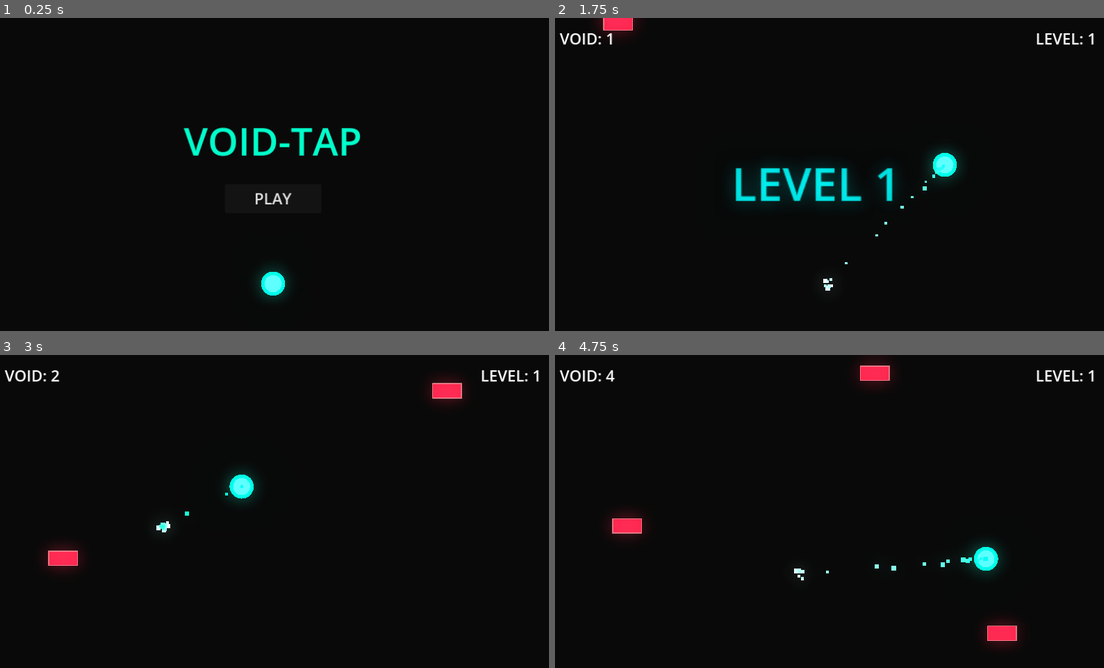
Above: before the commit, frames 1-4 (two rows, left to right).
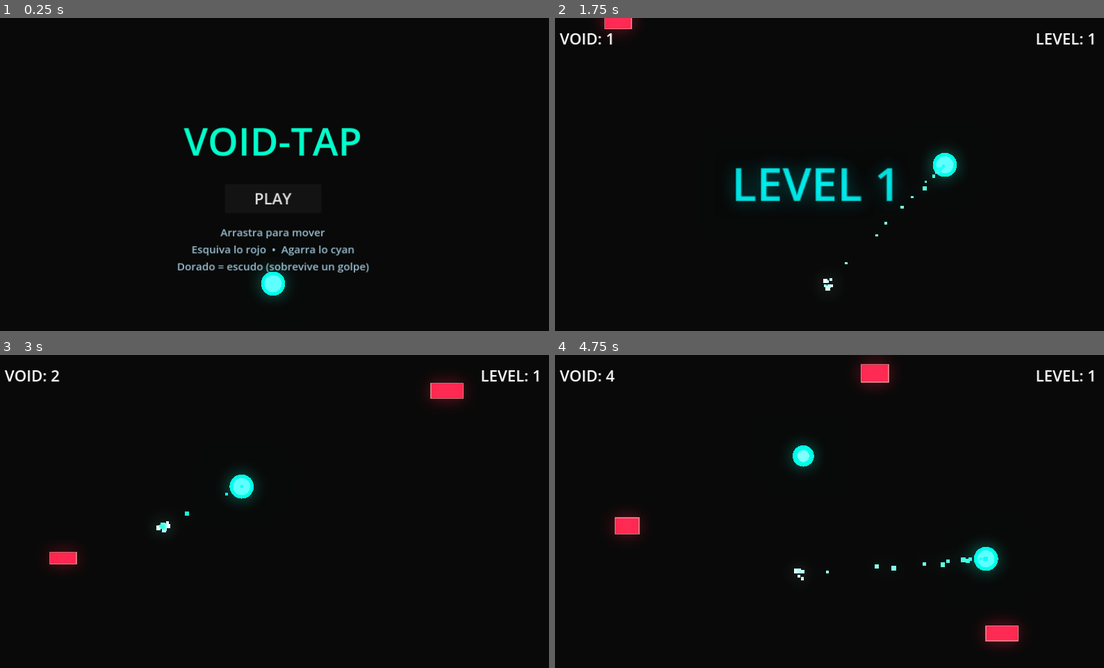
Above: after the commit, the same moments.

Repository: Gozhack/night-coding
Game: Godot game, scene res://scenes/Main.tscn
The game is run twice, just before and just after one commit, with the same random seed, the same clock (stepped at 60 frames per second) and the same inputs.
Inputs (mouse positions are in pixels of both pictures, inside the frame that each line leads up to):
- Up to frame 1 (0.25 s): no input
- Up to frame 2 (1.75 s): click "PLAY" at 0.5 s; move the mouse to (950, 158) at 1.27 s; click (950, 158) at 1.42 s
- Up to frame 3 (3 s): drag from (159, 527) to (60, 401) at 2.02 s; move the mouse to (329, 442) at 2.77 s; click (329, 442) at 2.92 s
- Up to frame 4 (4.75 s): drag from (802, 574) to (999, 461) at 3.52 s; move the mouse to (994, 558) at 4.27 s; click (994, 558) at 4.42 s

The runs differ from the first frame. In frame 1, 1.1% of the frame differs, in the area x 32-68%, y 67-82%; in frame 2, less than 0.1%; in frame 3, 0.2%; in frame 4, 0.6%.

Commit message:
feat(void-tap): orbes, escudo, juice e instrucciones (juego completo)
- Orbes coleccionables (Orb.tscn/gd): cyan = +5 pts (riesgo/recompensa);
  dorado = escudo que absorbe un golpe. Spawner los suelta cada ~2-3.5s.
- Escudo en el Player: anillo dorado, Player.hit() absorbe; Obstacle rutea el
  golpe por hit() (escudo) o game_over().
- Juice: burst de particulas + popup flotante al recoger/escudo/morir; bonus
  +1 por casi-choque (Obstacle trackea distancia minima).
- GameManager: score = tiempo + bonus, DIFICULTAD por tiempo (desacoplado para
  que los orbes no distorsionen la curva). Signal effect() como bus de juice.
- AudioManager: play_collect / play_shield. Instrucciones en el menu.
- Variedad de tamano en obstaculos.

Validado en godot 4.3 headless (import + carga sin errores).

Diff:
--- a/workspace/void-tap/scenes/Main.tscn
+++ b/workspace/void-tap/scenes/Main.tscn
@@ -1,9 +1,10 @@
-[gd_scene load_steps=7 format=3 uid="uid://bdl6m1sli8bvy"]
+[gd_scene load_steps=8 format=3 uid="uid://bdl6m1sli8bvy"]
 
 [ext_resource type="Script" path="res://scripts/Main.gd" id="1_main"]
 [ext_resource type="PackedScene" uid="uid://b5a0xj2ul16pu" path="res://scenes/Player.tscn" id="2_player"]
 [ext_resource type="Script" path="res://scripts/Spawner.gd" id="3_spawner"]
 [ext_resource type="PackedScene" uid="uid://kxdcjjcgff23" path="res://scenes/Obstacle.tscn" id="4_obstacle"]
+[ext_resource type="PackedScene" uid="uid://cvtorb00001" path="res://scenes/Orb.tscn" id="5_orb"]
 
 [sub_resource type="Environment" id="Environment_bloom"]
 background_mode = 3
@@ -33,6 +34,7 @@
 [node name="Spawner" type="Node2D" parent="."]
 script = ExtResource("3_spawner")
 obstacle_scene = ExtResource("4_obstacle")
+orb_scene = ExtResource("5_orb")
 
 [node name="UI" type="CanvasLayer" parent="."]
 
@@ -79,6 +81,26 @@
 theme_override_font_sizes/font_size = 32
 text = "PLAY"
 
+[node name="Instructions" type="Label" parent="UI/StartMenu"]
+layout_mode = 1
+anchors_preset = 8
+anchor_left = 0.5
+anchor_top = 0.5
+anchor_right = 0.5
+anchor_bottom = 0.5
+offset_left = -260.0
+offset_top = 110.0
+offset_right = 260.0
+offset_bottom = 200.0
+grow_horizontal = 2
+grow_vertical = 2
+theme_override_colors/font_color = Color(0.6, 0.75, 0.82, 1)
+theme_override_font_sizes/font_size = 22
+text = "Arrastra para mover
+Esquiva lo rojo  •  Agarra lo cyan
+Dorado = escudo (sobrevive un golpe)"
+horizontal_alignment = 1
+
 [node name="HUD" type="Control" parent="UI"]
 visible = false
 layout_mode = 3
--- /dev/null
+++ b/workspace/void-tap/scenes/Orb.tscn
@@ -0,0 +1,12 @@
+[gd_scene load_steps=3 format=3 uid="uid://cvtorb00001"]
+
+[ext_resource type="Script" path="res://scripts/Orb.gd" id="1_script"]
+
+[sub_resource type="CircleShape2D" id="CircleShape2D_orb"]
+radius = 20.0
+
+[node name="Orb" type="Area2D"]
+script = ExtResource("1_script")
+
+[node name="CollisionShape2D" type="CollisionShape2D" parent="."]
+shape = SubResource("CircleShape2D_orb")
--- a/workspace/void-tap/scripts/AudioManager.gd
+++ b/workspace/void-tap/scripts/AudioManager.gd
@@ -36,6 +36,19 @@
 	_generate_tone(base_freq, 0.1, 0.3)
 	_generate_tone(base_freq * 1.5, 0.12, 0.2)
 
+# Bright blip when collecting an orb.
+func play_collect():
+	resume_audio()
+	_generate_tone(880.0, 0.05, 0.18)
+	_generate_tone(1320.0, 0.06, 0.14)
+
+# Richer ascending chime when grabbing a shield power-up.
+func play_shield():
+	resume_audio()
+	_generate_tone(660.0, 0.07, 0.2)
+	_generate_tone(990.0, 0.09, 0.18)
+	_generate_tone(1320.0, 0.11, 0.16)
+
 # Descending noise burst on death.
 func play_death():
 	resume_audio()
--- a/workspace/void-tap/scripts/GameManager.gd
+++ b/workspace/void-tap/scripts/GameManager.gd
@@ -1,17 +1,20 @@
 extends Node
 
-# Void-Tap GameManager (MVP Version)
-# Handles game state, scoring, difficulty scaling, and high score persistence
+# Void-Tap GameManager
+# Score = survival time + collected bonus points. DIFFICULTY ramps on survival time only,
+# so grabbing orbs (bonus points) doesn't distort the difficulty curve.
 
 signal player_died
 signal score_updated(score, high_score)
 signal level_up(level)
+signal effect(kind, world_pos)  # kind: "collect" | "shield" | "near_miss" | "death"
 
 var is_playing: bool = false
-var current_score: float = 0.0
+var survival_time: float = 0.0
+var bonus_points: int = 0
 var high_score: int = 0
 var difficulty_level: int = 1
-var last_beep_score: int = 0
+var _last_tick: int = 0
 
 const SAVE_PATH = "user://voidtap_highscore.save"
 
@@ -19,10 +22,14 @@
 	process_mode = Node.PROCESS_MODE_ALWAYS
 	load_high_score()
 
+func score() -> int:
+	return int(survival_time) + bonus_points
+
 func start_game():
-	current_score = 0.0
+	survival_time = 0.0
+	bonus_points = 0
 	difficulty_level = 1
-	last_beep_score = 0
+	_last_tick = 0
 	is_playing = true
 	get_tree().paused = false
 	score_updated.emit(0, high_score)
@@ -30,36 +37,50 @@
 
 func _process(delta):
 	if is_playing and not get_tree().paused:
-		current_score += delta
+		survival_time += delta
+		score_updated.emit(score(), high_score)
 
-		# Update score HUD
-		score_updated.emit(int(current_score), high_score)
-
-		# Survival Beep every second
-		if int(current_score) > last_beep_score:
-			last_beep_score = int(current_score)
+		var t = int(survival_time)
+		if t > _last_tick:
+			_last_tick = t
 			if AudioManager:
-				AudioManager.play_beep(880, 0.05)
-
-			# Check for level up every 10 seconds
-			if last_beep_score % 10 == 0:
+				AudioManager.play_beep(880.0, 0.05)
+			# Level up every 10 seconds survived.
+			if t % 10 == 0:
 				difficulty_level += 1
 				level_up.emit(difficulty_level)
 				if AudioManager:
 					AudioManager.play_level_up(difficulty_level)
 
+# Award bonus points (orbs, near-misses) and fire a visual/audio effect at world_pos.
+func add_points(p: int, world_pos: Vector2, kind: String = "collect"):
+	if not is_playing:
+		return
+	bonus_points += p
+	score_updated.emit(score(), high_score)
+	if AudioManager and kind == "collect":
+		AudioManager.play_collect()
+	effect.emit(kind, world_pos)
+
+# Shield pickup: no points, just SFX + effect (the shield state lives on the Player).
+func grant_shield(world_pos: Vector2):
+	if AudioManager:
+		AudioManager.play_shield()
+	effect.emit("shield", world_pos)
+
+# Fire a visual effect without points/SFX (e.g. an obstacle absorbed by a shield).
+func notify_effect(kind: String, world_pos: Vector2):
+	effect.emit(kind, world_pos)
+
 func game_over():
 	if not is_playing:
 		return
-
 	is_playing = false
 	if AudioManager:
 		AudioManager.play_death()
-
-	if int(current_score) > high_score:
-		high_score = int(current_score)
+	if score() > high_score:
+		high_score = score()
 		save_high_score()
-
 	player_died.emit()
 	get_tree().paused = true
 
--- a/workspace/void-tap/scripts/Main.gd
+++ b/workspace/void-tap/scripts/Main.gd
@@ -65,6 +65,7 @@
 		VoidGameManager.player_died.connect(_on_player_died)
 		VoidGameManager.score_updated.connect(_on_score_updated)
 		VoidGameManager.level_up.connect(_on_level_up)
+		VoidGameManager.effect.connect(_on_effect)
 
 	# Set Background to solid black (as requested by Gozhack)
 	var bg = get_node("Background")
@@ -132,7 +133,10 @@
 func _on_player_died():
 	hud.visible = false
 	game_over_screen.visible = true
-	var final_score = int(VoidGameManager.current_score)
+	var player = get_node_or_null("Player")
+	if player:
+		_burst(player.global_position, Color("#ff2244"), 40)
+	var final_score = VoidGameManager.score()
 	final_score_label.text = "SCORE: " + str(final_score)
 
 	if final_score >= VoidGameManager.high_score:
@@ -178,3 +182,51 @@
 		JavaScriptBridge.eval("window.location.href = '../index.html'")
 	else:
 		get_tree().quit()
+
+# --- Juice (orbs, shields, near-misses, death) ---
+
+func _on_effect(kind: String, world_pos: Vector2):
+	match kind:
+		"collect":
+			_burst(world_pos, Color("#00ffcc"), 16)
+			_popup("+5", world_pos, Color("#00ffcc"))
+		"shield":
+			_burst(world_pos, Color("#ffcc33"), 24)
+			_popup("SHIELD", world_pos, Color("#ffcc33"))
+		"near_miss":
+			_popup("+1", world_pos, Color("#aaffff"))
+
+func _burst(pos: Vector2, color: Color, amount: int = 18):
+	var p = CPUParticles2D.new()
+	p.process_mode = Node.PROCESS_MODE_ALWAYS  # play even during the game-over pause
+	p.position = pos
+	p.emitting = true
+	p.one_shot = true
+	p.explosiveness = 1.0
+	p.amount = amount
+	p.lifetime = 0.5
+	p.spread = 180.0
+	p.gravity = Vector2.ZERO
+	p.initial_velocity_min = 80.0
+	p.initial_velocity_max = 220.0
+	p.scale_amount_min = 2.0
+	p.scale_amount_max = 5.0
+	var g = Gradient.new()
+	g.add_point(0.0, color)
+	g.add_point(1.0, Color(color.r, color.g, color.b, 0.0))
+	p.color_ramp = g
+	add_child(p)
+	get_tree().create_timer(1.0).timeout.connect(p.queue_free)
+
+func _popup(text: String, pos: Vector2, color: Color):
+	var l = Label.new()
+	l.text = text
+	l.add_theme_font_size_override("font_size", 28)
+	l.modulate = color
+	l.z_index = 100
+	l.position = pos - Vector2(20, 20)
+	add_child(l)
+	var tw = create_tween()
+	tw.tween_property(l, "position:y", l.position.y - 50.0, 0.7)
+	tw.parallel().tween_property(l, "modulate:a", 0.0, 0.7)
+	tw.tween_callback(l.queue_free)
--- a/workspace/void-tap/scripts/Obstacle.gd
+++ b/workspace/void-tap/scripts/Obstacle.gd
@@ -1,47 +1,61 @@
 extends Area2D
 
-# Obstacle script for Void-Tap MVP
-# Features: Progressive speed, procedural neon visuals
+# Obstacle for Void-Tap: falls down, ends the run on contact (unless the player has a
+# shield). Tracks its closest approach to award a near-miss bonus on a clean pass.
 
 @export var base_min_speed: float = 250.0
 @export var base_max_speed: float = 500.0
 
 var speed: float
 var size: Vector2 = Vector2(60, 30)
+var _player: Node2D = null
+var _closest: float = 99999.0
+var _counted: bool = false
 
 func _ready():
-	# Scale speed based on difficulty level
 	var level = 1
 	if VoidGameManager:
 		level = VoidGameManager.difficulty_level
-
 	var speed_multiplier = 1.0 + (level - 1) * 0.1
 	speed = randf_range(base_min_speed, base_max_speed) * speed_multiplier
+	# Slight size variety so the field feels less uniform.
+	size = Vector2(randf_range(50.0, 82.0), randf_range(24.0, 40.0))
 
-	# Connect collision signal
 	body_entered.connect(_on_body_entered)
+	_player = get_tree().get_first_node_in_group("player")
 
-	# Hide existing ColorRect if it exists
 	if has_node("ColorRect"):
 		get_node("ColorRect").visible = false
 
 func _physics_process(delta):
-	# Move downward
 	position.y += speed * delta
+	if _player and is_instance_valid(_player) and not _counted:
+		_closest = min(_closest, global_position.distance_to(_player.global_position))
 
-	# Delete if it goes off-screen (dynamic based on viewport)
-	var screen_height = get_viewport().get_visible_rect().size.y
-	if position.y > screen_height + 100:
+	if position.y > get_viewport().get_visible_rect().size.y + 100:
+		_award_near_miss()
 		queue_free()
+
+func _award_near_miss():
+	if _counted:
+		return
+	_counted = true
+	if _closest < 75.0 and VoidGameManager and VoidGameManager.is_playing:
+		VoidGameManager.add_points(1, global_position, "near_miss")
+
 func _draw():
-	# Draw neon red rectangle
-	# Using rect with offset to center it
-	var rect = Rect2(-size/2, size)
-	draw_rect(rect, Color("#ff2244")) # Neon Red
-	# Border for glow effect
-	draw_rect(rect, Color("#ffaaaa", 0.6), false, 2.0)
+	var rect = Rect2(-size / 2.0, size)
+	draw_rect(rect, Color("#ff2244"))            # neon red
+	draw_rect(rect, Color("#ffaaaa", 0.6), false, 2.0)  # glow border
 
 func _on_body_entered(body):
-	if body.is_in_group("player") or body.name == "Player":
+	if not (body.is_in_group("player") or body.name == "Player"):
+		return
+	_counted = true  # contact -> no near-miss credit
+	if body.has_method("hit") and body.hit():
+		# Shield absorbed it: pop the obstacle with a shield flash, no death.
 		if VoidGameManager:
-			VoidGameManager.game_over()
+			VoidGameManager.notify_effect("shield", global_position)
+		queue_free()
+	elif VoidGameManager:
+		VoidGameManager.game_over()
--- /dev/null
+++ b/workspace/void-tap/scripts/Orb.gd
@@ -0,0 +1,46 @@
+extends Area2D
+
+# Collectible orb. Cyan = +points (risk/reward), golden = shield power-up.
+# Falls from the top; the player grabs it by overlapping.
+
+@export var is_shield: bool = false
+
+var speed: float = 180.0
+var radius: float = 20.0
+var _t: float = 0.0
+
+func _ready():
+	body_entered.connect(_on_body_entered)
+	if is_shield:
+		speed = 140.0
+
+func _physics_process(delta):
+	if VoidGameManager and not VoidGameManager.is_playing:
+		return
+	_t += delta
+	position.y += speed * delta
+	queue_redraw()  # animate the pulse
+	if position.y > get_viewport().get_visible_rect().size.y + 60:
+		queue_free()
+
+func _draw():
+	var r = radius * (1.0 + sin(_t * 6.0) * 0.12)
+	if is_shield:
+		draw_circle(Vector2.ZERO, r, Color("#ffcc33"))
+		draw_circle(Vector2.ZERO, r * 0.55, Color("#fff2b0"))
+		draw_arc(Vector2.ZERO, r * 1.35, 0.0, TAU, 24, Color("#ffcc33", 0.5), 2.0)
+	else:
+		draw_circle(Vector2.ZERO, r, Color("#00ffcc"))
+		draw_circle(Vector2.ZERO, r * 0.55, Color("#aaffff", 0.7))
+
+func _on_body_entered(body):
+	if not (body.is_in_group("player") or body.name == "Player"):
+		return
+	if is_shield:
+		if body.has_method("give_shield"):
+			body.give_shield()
+		if VoidGameManager:
+			VoidGameManager.grant_shield(global_position)
+	elif VoidGameManager:
+		VoidGameManager.add_points(5, global_position, "collect")
+	queue_free()
--- a/workspace/void-tap/scripts/Player.gd
+++ b/workspace/void-tap/scripts/Player.gd
@@ -1,7 +1,7 @@
 extends CharacterBody2D
 
-# Player script for Void-Tap MVP
-# Features: Smooth movement (lerp), screen clamping, and procedural drawing
+# Player for Void-Tap: smooth lerped movement, screen clamping, procedural drawing,
+# and a shield power-up that absorbs one hit.
 
 @export var speed: float = 800.0
 @export var lerp_weight: float = 0.15
@@ -10,31 +10,24 @@
 var screen_size: Vector2
 var radius: float = 25.0
 var trail: CPUParticles2D
+var has_shield: bool = false
 
 func _ready():
 	screen_size = get_viewport_rect().size
 	target_position = position
 	add_to_group("player")
-
-	# Setup Trail (VT-05)
 	_setup_trail()
-
-	# The existing ColorRect (if any) is hidden in _setup_trail() below.
 
 func _setup_trail():
 	trail = CPUParticles2D.new()
 	add_child(trail)
-
-	# Move trail to be behind the player
-	move_child(trail, 0)
+	move_child(trail, 0)  # behind the player
 
 	trail.amount = 20
 	trail.lifetime = 0.5
 	trail.explosiveness = 0.0
 	trail.randomness = 0.5
-	trail.local_coords = false # Essential for the trail effect
-
-	# Visuals
+	trail.local_coords = false
 	trail.draw_order = CPUParticles2D.DRAW_ORDER_LIFETIME
 	trail.spread = 180.0
 	trail.gravity = Vector2.ZERO
@@ -43,15 +36,26 @@
 	trail.scale_amount_min = 5.0
 	trail.scale_amount_max = 10.0
 
-	# Color Gradient (Cyan to Transparent)
 	var gradient = Gradient.new()
 	gradient.add_point(0.0, Color("#00ffcc"))
 	gradient.add_point(1.0, Color("#00ffcc", 0.0))
 	trail.color_ramp = gradient
+	trail.emitting = true
 
-	trail.emitting = true
 	if has_node("ColorRect"):
 		get_node("ColorRect").visible = false
+
+func give_shield():
+	has_shield = true
+	queue_redraw()
+
+# Returns true if a shield absorbed the hit (player survives), false otherwise.
+func hit() -> bool:
+	if has_shield:
+		has_shield = false
+		queue_redraw()
+		return true
+	return false
 
 func _input(event):
 	if event is InputEventScreenTouch and event.pressed:
@@ -62,18 +66,13 @@
 		target_position = event.position
 
 func _physics_process(_delta):
-	# Update screen size dynamically for clamping
 	screen_size = get_viewport_rect().size
-
-	# Smoothly move towards target
 	global_position = global_position.lerp(target_position, lerp_weight)
-
-	# Clamp to screen boundaries
 	global_position.x = clamp(global_position.x, radius, screen_size.x - radius)
 	global_position.y = clamp(global_position.y, radius, screen_size.y - radius)
 
 func _draw():
-	# Draw the "Cyan/Jade" circle
-	draw_circle(Vector2.ZERO, radius, Color("#00ffcc")) # Cyan-Jade Neon
-	# Inner glow effect (subtle)
+	draw_circle(Vector2.ZERO, radius, Color("#00ffcc"))
 	draw_circle(Vector2.ZERO, radius * 0.7, Color("#aaffff", 0.5))
+	if has_shield:
+		draw_arc(Vector2.ZERO, radius + 10.0, 0.0, TAU, 28, Color("#ffcc33", 0.9), 3.0)
--- a/workspace/void-tap/scripts/Spawner.gd
+++ b/workspace/void-tap/scripts/Spawner.gd
@@ -1,46 +1,57 @@
 extends Node2D
 
-# Spawner script for Void-Tap MVP
-# Features: Dynamic spawn rate based on difficulty level
+# Spawner for Void-Tap: drops obstacles (faster with difficulty) and collectible orbs.
 
 @export var obstacle_scene: PackedScene
+@export var orb_scene: PackedScene
 @export var base_spawn_rate: float = 1.0
 
 var spawn_timer: Timer
+var orb_timer: Timer
 
 func _ready():
 	spawn_timer = Timer.new()
 	add_child(spawn_timer)
 	spawn_timer.timeout.connect(_on_spawn_timer_timeout)
 
+	orb_timer = Timer.new()
+	add_child(orb_timer)
+	orb_timer.timeout.connect(_on_orb_timer_timeout)
+
 	if VoidGameManager:
 		VoidGameManager.level_up.connect(_on_level_up)
 
 func _on_level_up(level):
-	# Decrease spawn rate as level increases (faster spawning)
-	# Level 1: 1.0s, Level 5: ~0.6s, etc.
+	# Faster spawning as the level rises (Level 1: 1.0s, Level 5: ~0.66s).
 	var new_rate = base_spawn_rate * pow(0.9, level - 1)
 	spawn_timer.wait_time = max(0.2, new_rate)
-	if VoidGameManager.is_playing:
+	if VoidGameManager and VoidGameManager.is_playing:
 		spawn_timer.start()
 
 func start_spawning():
 	_on_level_up(VoidGameManager.difficulty_level)
 	spawn_timer.start()
+	orb_timer.wait_time = randf_range(2.2, 3.4)
+	orb_timer.start()
 
 func stop_spawning():
 	spawn_timer.stop()
+	orb_timer.stop()
 
 func _on_spawn_timer_timeout():
 	if not obstacle_scene or (VoidGameManager and not VoidGameManager.is_playing):
 		return
+	var obstacle = obstacle_scene.instantiate()
+	var vw = get_viewport().get_visible_rect().size.x
+	obstacle.position = Vector2(randf_range(50.0, vw - 50.0), -50.0)
+	get_parent().add_child(obstacle)
 
-	var obstacle = obstacle_scene.instantiate()
-
-	# Randomized X position based on current viewport width
-	var viewport_size = get_viewport().get_visible_rect().size
-	var spawn_x = randf_range(50, viewport_size.x - 50)
-	obstacle.position = Vector2(spawn_x, -50)
-
-	# Add to main scene so it doesn't move with the spawner
-	get_parent().add_child(obstacle)
+func _on_orb_timer_timeout():
+	if not orb_scene or (VoidGameManager and not VoidGameManager.is_playing):
+		return
+	var orb = orb_scene.instantiate()
+	orb.is_shield = randf() < 0.16  # ~1 in 6 orbs is a shield
+	var vw = get_viewport().get_visible_rect().size.x
+	orb.position = Vector2(randf_range(60.0, vw - 60.0), -40.0)
+	get_parent().add_child(orb)
+	orb_timer.wait_time = randf_range(2.2, 3.6)
